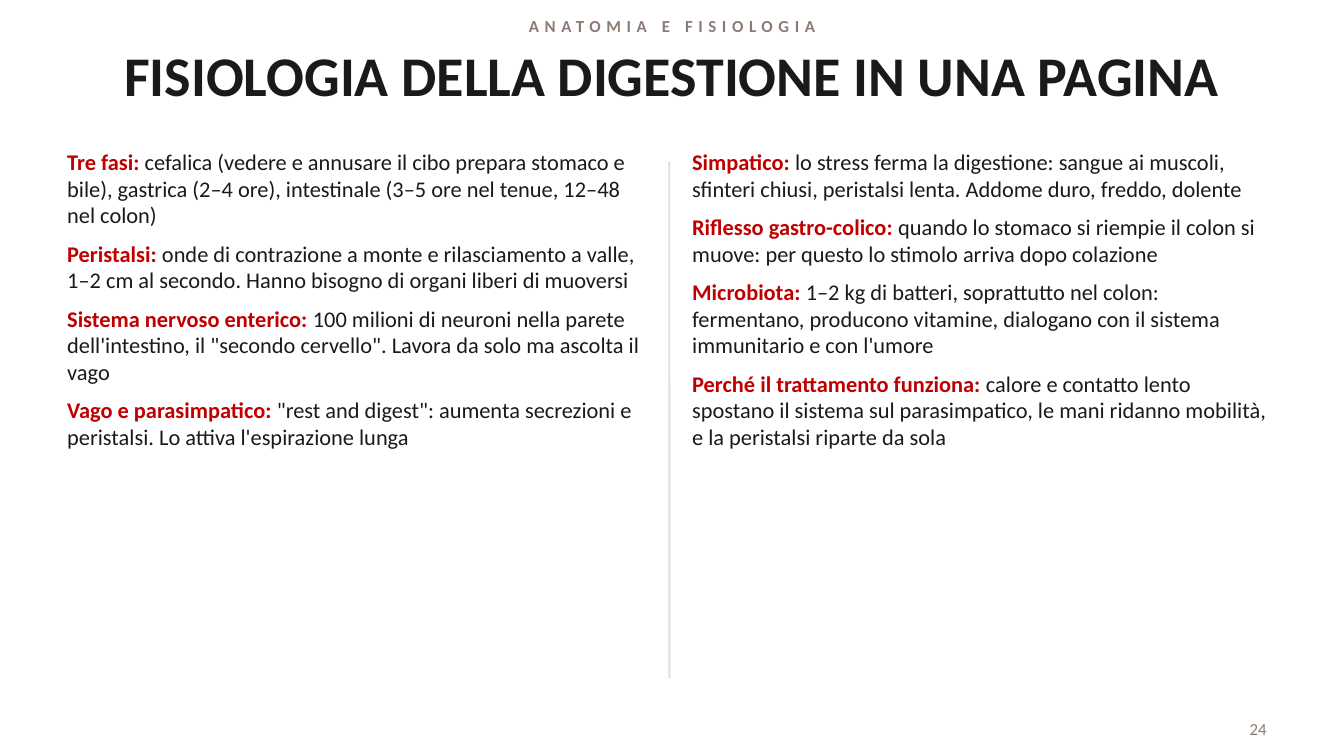
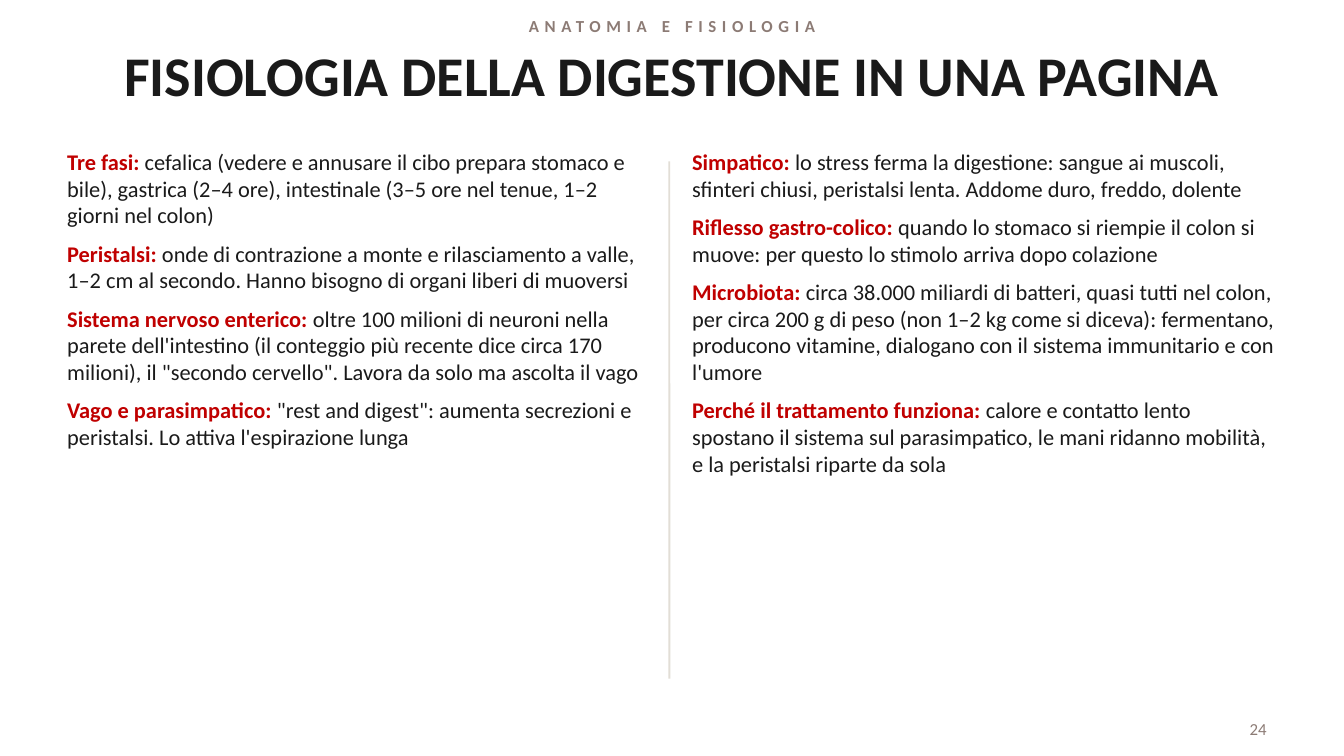
Before and after one commit to davidemcb/kinesiologia-studio, a slide deck: slide 24 of formazione/dispense/viscerale-2-livello.pptx. Drawn at 1344x756 pixels with LibreOffice and Linux fonts; fonts in the diff are those of the drawing. Boxes give left, top, right and bottom in pixels: in the first picture for what was removed or moved away, otherwise in the second. Text is boxed around its words. In the diff, an @@ line names an element or a change of style, - is before the commit and + after.

```diff
--- a/formazione/dispense/viscerale-2-livello.pptx
+++ b/formazione/dispense/viscerale-2-livello.pptx
@@ text at [67, 154, 625, 227]: text changed @@
-• Tre fasi: cefalica (vedere e annusare il cibo prepara stomaco e bile), gastrica (2–4 ore), intestinale (3–5 ore nel tenue, 12–48 nel colon)
+• Tre fasi: cefalica (vedere e annusare il cibo prepara stomaco e bile), gastrica (2–4 ore), intestinale (3–5 ore nel tenue, 1–2 giorni nel colon)
@@ text at [692, 284, 1274, 380]: text changed @@
-• Microbiota: 1–2 kg di batteri, soprattutto nel colon: fermentano, producono vitamine, dialogano con il sistema immunitario e con l'umore
+• Microbiota: circa 38.000 miliardi di batteri, quasi tutti nel colon, per circa 200 g di peso (non 1–2 kg come si diceva): fermentano, producono vitamine, dialogano con il sistema immunitario e con l'umore
@@ text at [67, 311, 639, 384]: text changed @@
-• Sistema nervoso enterico: 100 milioni di neuroni nella parete dell'intestino, il "secondo cervello". Lavora da solo ma ascolta il vago
+• Sistema nervoso enterico: oltre 100 milioni di neuroni nella parete dell'intestino (il conteggio più recente dice circa 170 milioni), il "secondo cervello". Lavora da solo ma ascolta il vago
```
Also in this commit, not shown: 10 other slides changed, 1 other file.
